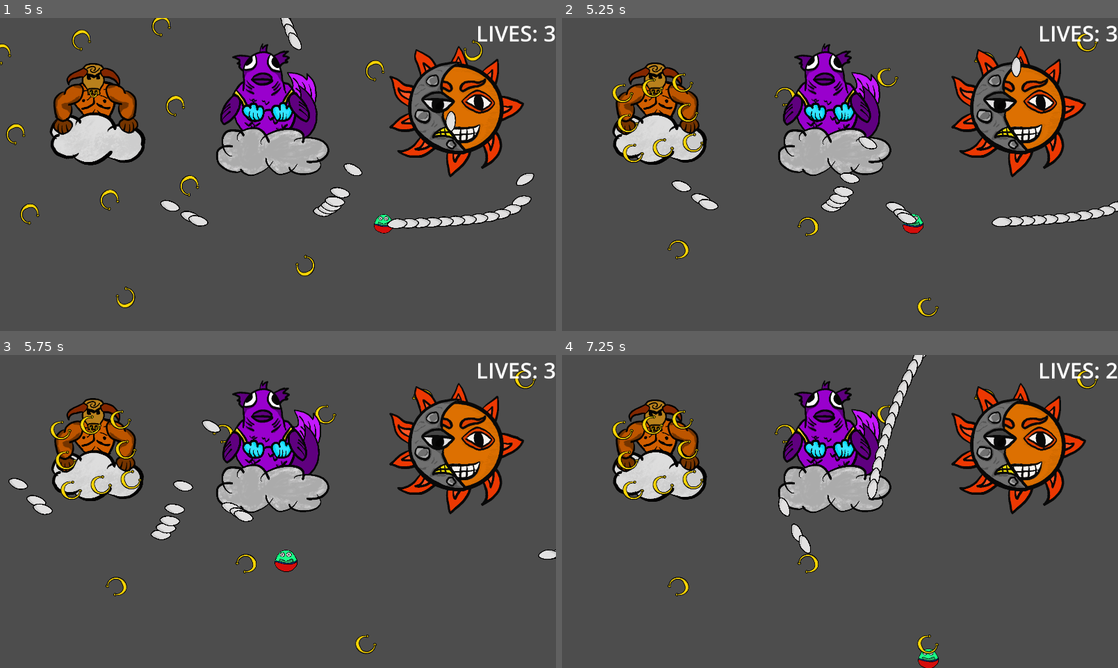
Above: before the commit, frames 1-4 (two rows, left to right).
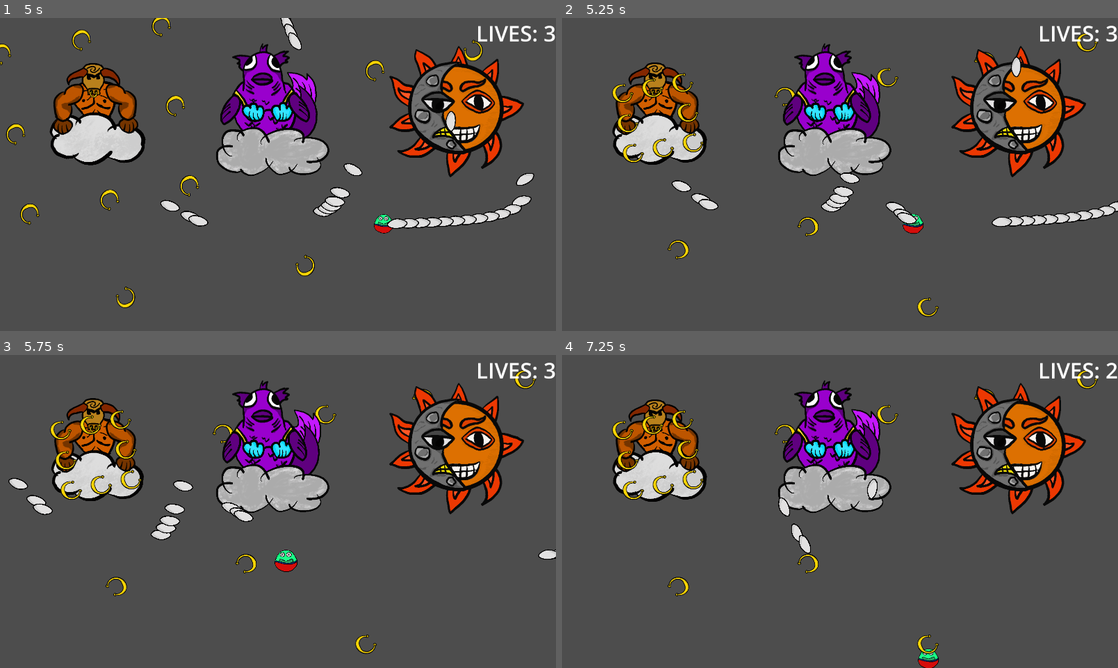
Above: after the commit, the same moments.

Repository: kaito002/bullet-hell-5
Game: Godot game, scene res://scenes/ui/main_menu.tscn
The game is run twice, just before and just after one commit, with the same random seed, the same clock (stepped at 60 frames per second) and the same inputs.
Inputs (mouse positions are in pixels of both pictures, inside the frame that each line leads up to):
- Up to frame 1 (5 s): click "PLAY GAME" at 0.5 s; move the mouse to (400, 158) at 1.27 s; press the mouse at (400, 158) at 1.28 s; hold D (right) 1.28-2.03 s; move the mouse to (166, 190) at 2.02 s; release the mouse at (166, 190) at 2.03 s; hold S (down) 2.03-2.78 s; click (166, 190) at 2.1 s; move the mouse to (333, 105) at 2.77 s; press the mouse at (333, 105) at 2.78 s; hold D (right) 2.78-3.53 s; move the mouse to (250, 237) at 3.52 s; release the mouse at (250, 237) at 3.53 s; hold W (up) 3.53-4.28 s; click (250, 237) at 3.6 s; move the mouse to (444, 221) at 4.27 s; press the mouse at (444, 221) at 4.28 s; hold A (left) from 4.28 s (still down)
- Up to frame 2 (5.25 s): keep holding A (left); move the mouse to (673, 127) at 5.02 s; release the mouse at (673, 127) at 5.03 s; click (673, 127) at 5.1 s
- Up to frame 3 (5.75 s): keep holding A (left)
- Up to frame 4 (7.25 s): move the mouse to (867, 511) at 5.77 s; release A (left) at 5.78 s; press the mouse at (867, 511) at 5.78 s; hold S (down) 5.78-6.53 s; move the mouse to (756, 433) at 6.52 s; release the mouse at (756, 433) at 6.53 s; hold D (right) from 6.53 s (still down); click (756, 433) at 6.6 s

Frame 1 is identical in both runs. In frame 2, less than 0.1% of the frame differs, in the area x 53-57%, y 37-42%; in frame 3, less than 0.1%; in frame 4, 0.7%, in the area x 55-66%, y 0-42%.
Error before the commit: Invalid call. Nonexistent function 'hit' in base 'Area2D (piscis.gd)'. (res://scenes/weapons/bullet.gd:15)

Commit message:
refactor on health component, added to piscis

Diff:
--- a/scenes/components/health_component.gd
+++ b/scenes/components/health_component.gd
@@ -1,9 +1,17 @@
 extends Node
 
-@export var lives: int = 50
 @export var parent: Node
+@export var max_lives: int = 50
+var lives: int
+
+func _ready():
+	parent = get_parent()
+	lives = max_lives
 
 func hit():
 	lives  = max(0, lives - 1)
 	if lives == 0:
-		parent.call_deferred("queue_free")
+		death()
+
+func death():
+	parent.call_deferred("queue_free")
--- a/scenes/enemies/piscis/Piscis.tscn
+++ b/scenes/enemies/piscis/Piscis.tscn
@@ -7,6 +7,7 @@
 [ext_resource type="Texture2D" uid="uid://dj28ueqf5b5k1" path="res://assets/picis/head.png" id="4_iipxq"]
 [ext_resource type="Texture2D" uid="uid://dj6uu853e71ys" path="res://assets/picis/left_arm.png" id="5_xxq6b"]
 [ext_resource type="Texture2D" uid="uid://ca7vlhe2syoy6" path="res://assets/picis/right_arm.png" id="6_07567"]
+[ext_resource type="PackedScene" uid="uid://dmffaeox4rhs4" path="res://scenes/components/health_component.tscn" id="8_vduq8"]
 
 [sub_resource type="Animation" id="Animation_dusje"]
 length = 0.001
@@ -196,3 +197,5 @@
 [node name="TailCollision" type="CollisionShape2D" parent="."]
 position = Vector2(78, 55)
 shape = SubResource("CircleShape2D_ydi71")
+
+[node name="health_component" parent="." instance=ExtResource("8_vduq8")]
--- a/scenes/enemies/piscis/piscis.gd
+++ b/scenes/enemies/piscis/piscis.gd
@@ -1 +1,5 @@
 extends Area2D
+@onready var health_component = $health_component
+
+func hit():
+	health_component.hit()
--- a/scenes/enemies/taurus/taurus.gd
+++ b/scenes/enemies/taurus/taurus.gd
@@ -2,6 +2,5 @@
 @onready var health_component = $health_component
 
 
-
 func hit():
 	health_component.hit()
--- a/scenes/enemies/taurus/taurus.tscn
+++ b/scenes/enemies/taurus/taurus.tscn
@@ -205,5 +205,4 @@
 shape = SubResource("CircleShape2D_jk0ex")
 
 [node name="health_component" parent="." node_paths=PackedStringArray("parent") instance=ExtResource("9_nkl7v")]
-lives = 10
 parent = NodePath("..")
--- a/scenes/weapons/bullet.gd
+++ b/scenes/weapons/bullet.gd
@@ -9,8 +9,6 @@
 
 
 func _on_area_entered(area):
-	print(area)
 	if area.is_in_group("enemies"):
-		print("hit!")
 		area.hit()
 		call_deferred("queue_free")
Not shown: 1 places in scenes/enemies/piscis/Piscis.tscn that only renumber resources
